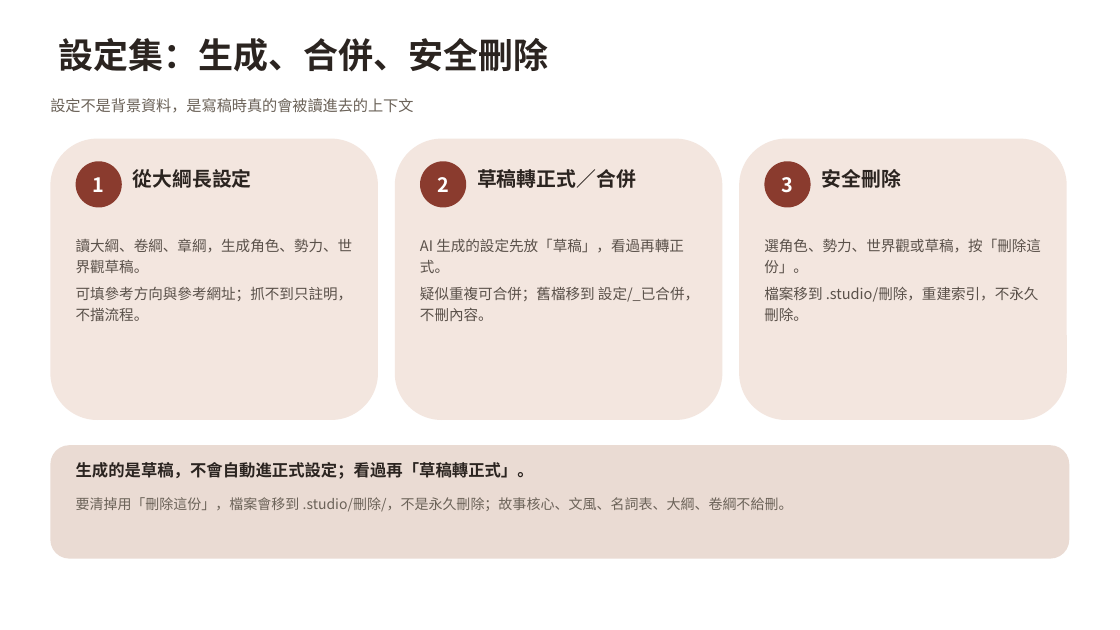
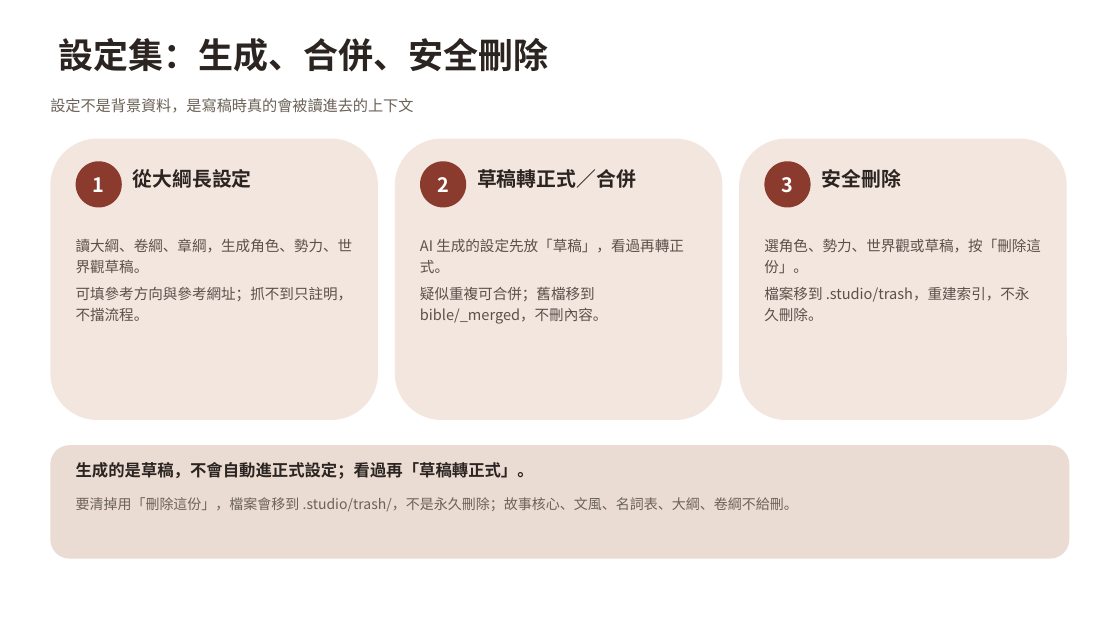
Before and after one commit to yamasoo/novel-studio, a slide deck: slide 17 of demo/小說工作台_新手教學.pptx. Drawn at 1120x630 pixels with LibreOffice and Linux fonts; fonts in the diff are those of the drawing. Boxes give left, top, right and bottom in pixels: in the first picture for what was removed or moved away, otherwise in the second. Text is boxed around its words. In the diff, an @@ line names an element or a change of style, - is before the commit and + after.

```diff
--- a/demo/小說工作台_新手教學.pptx
+++ b/demo/小說工作台_新手教學.pptx
@@ text at (x1=420, y1=287, x2=608, y2=324): text changed @@
-疑似重複可合併；舊檔移到 設定/_已合併，不刪內容。
+疑似重複可合併；舊檔移到 bible/_merged，不刪內容。
@@ text at (x1=764, y1=287, x2=1030, y2=321): text changed @@
-檔案移到 .studio/刪除，重建索引，不永久刪除。
+檔案移到 .studio/trash，重建索引，不永久刪除。
@@ text at (x1=76, y1=497, x2=798, y2=512): text changed @@
-要清掉用「刪除這份」，檔案會移到 .studio/刪除/，不是永久刪除；故事核心、文風、名詞表、大綱、卷綱不給刪。
+要清掉用「刪除這份」，檔案會移到 .studio/trash/，不是永久刪除；故事核心、文風、名詞表、大綱、卷綱不給刪。
```
Also in this commit, not shown: 4 other slides changed.
